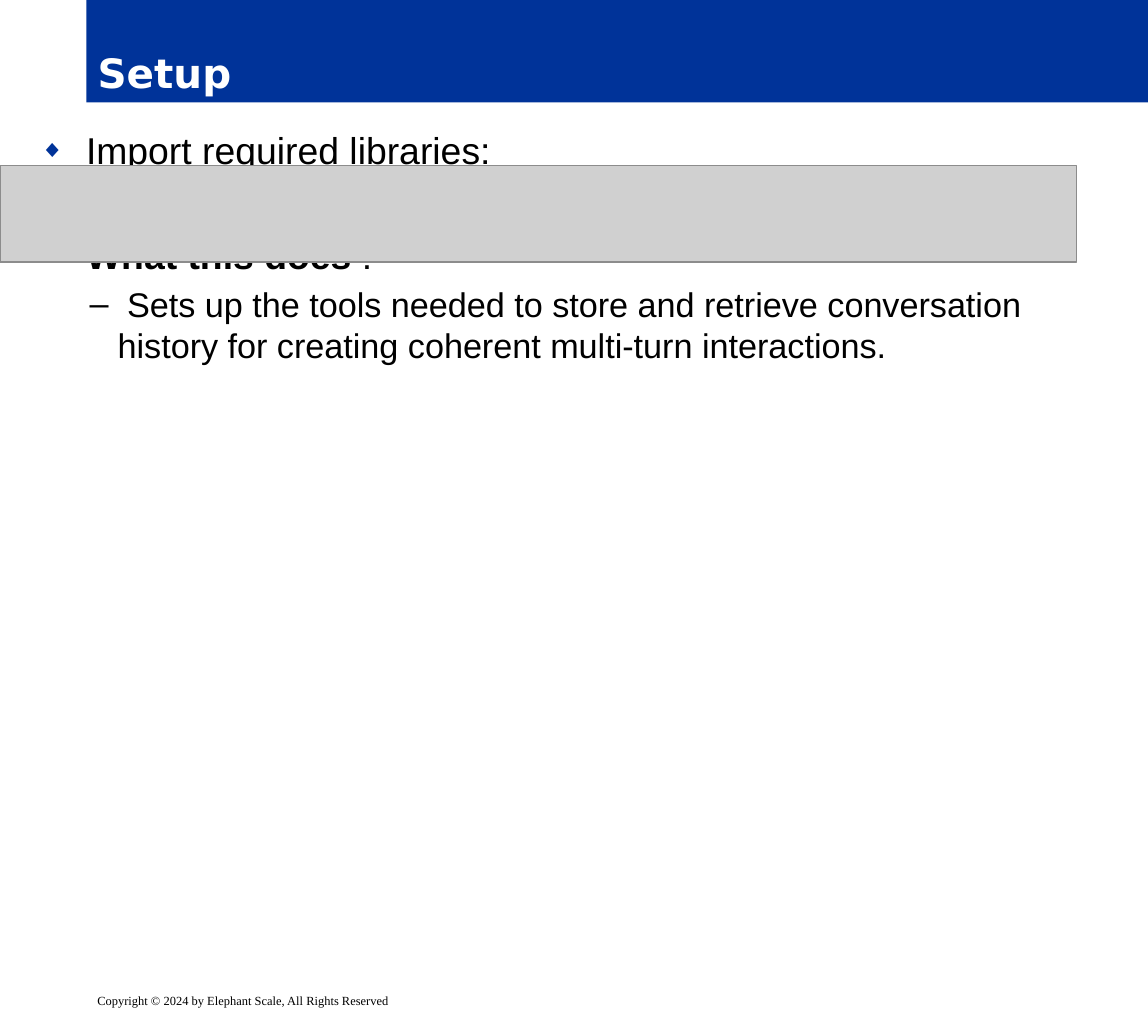
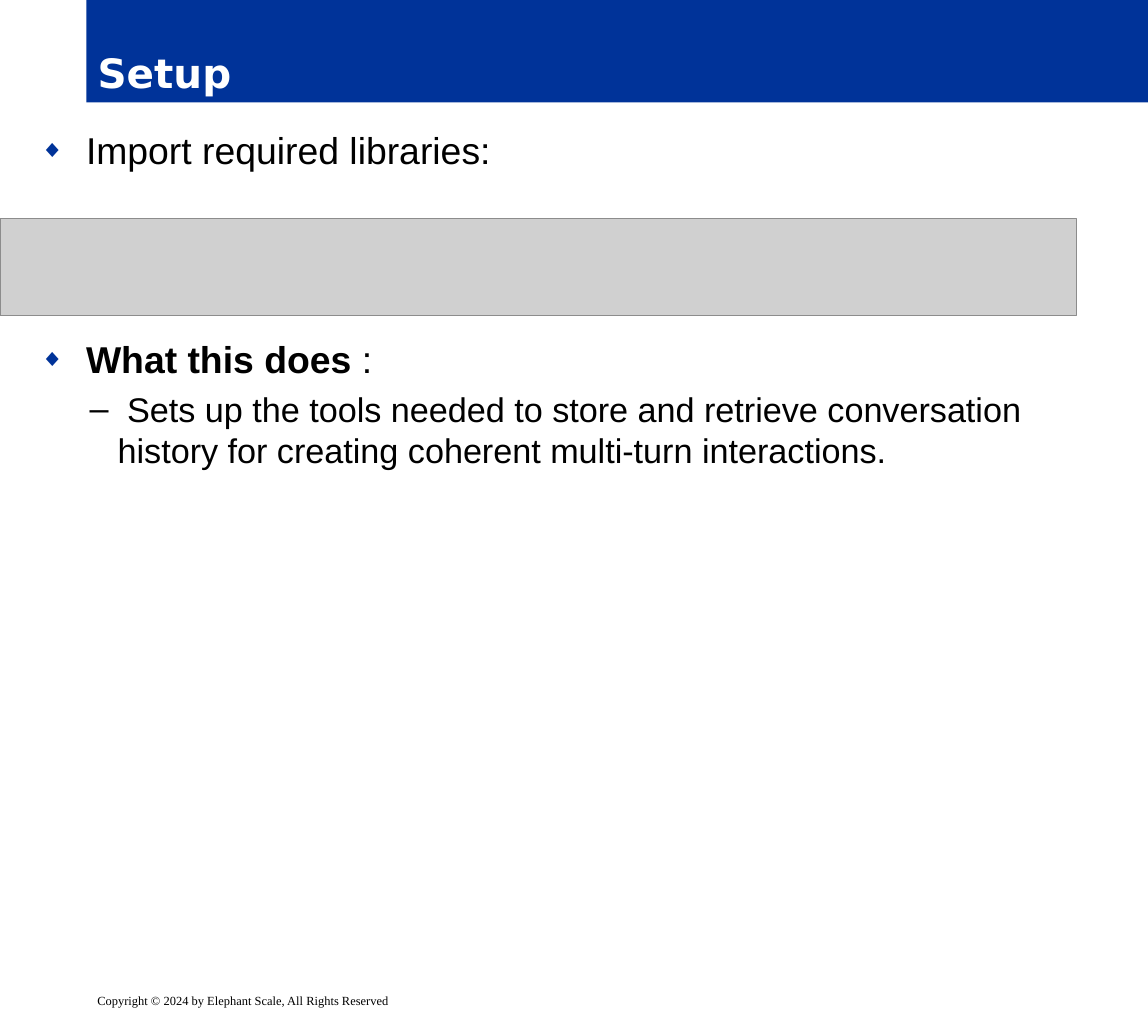
Before and after one commit to elephantscale/es-training-new, a slide deck: slide 11 of building-ai-applications/ready/04__Langchain.pptx. Drawn at 1148x1016 pixels with LibreOffice and Linux fonts; fonts in the diff are those of the drawing; grey boxes stand for pictures; background and template pictures are left out. Boxes give left, top, right and bottom in pixels: in the first picture for what was removed or moved away, otherwise in the second. Text is boxed around its words. In the diff, an @@ line names an element or a change of style, - is before the commit and + after.

Commit message:
ready 04

```diff
--- a/building-ai-applications/ready/04__Langchain.pptx
+++ b/building-ai-applications/ready/04__Langchain.pptx
@@ text "Import required libraries:" rewrapped from <box>86,137,1021,365</box> to <box>86,137,1021,469</box> @@
@@ picture: place and size @@
-picture at <box>0,166,1076,262</box>
+picture at <box>0,218,1076,315</box>
```
Also in this commit, not shown: 10 other slides changed.
